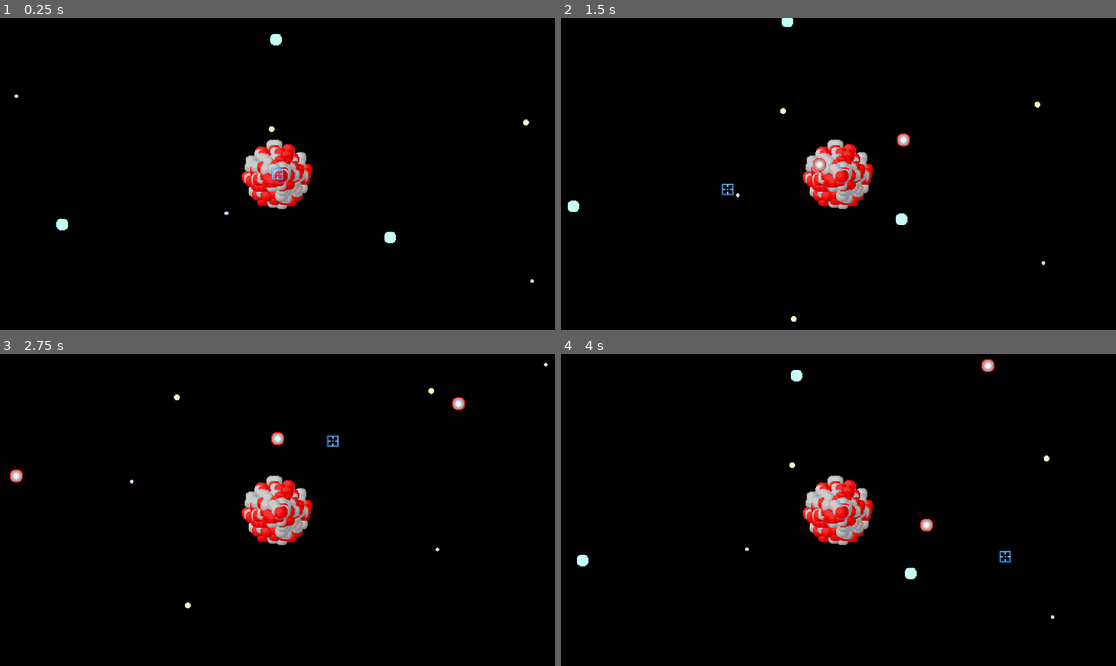
Above: before the commit, frames 1-4 (two rows, left to right).
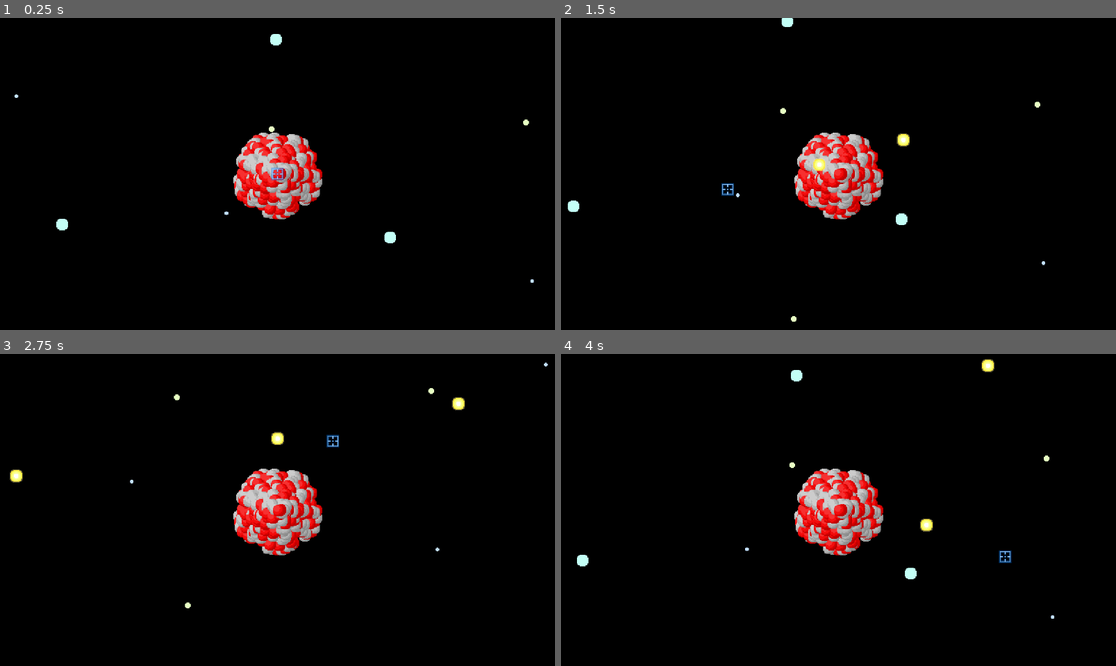
Above: after the commit, the same moments.

Repository: 0sir0rookie/ProyectoAtomo
Game: Godot game, scene res://EscenasImportantes/EscenaPrincipal.tscn
Same seed, same stepped clock (60 frames per second), same inputs: the game is played once before the commit and once after it.
Inputs (mouse positions are in pixels of both pictures, inside the frame that each line leads up to):
- Up to frame 1 (0.25 s): no input
- Up to frame 2 (1.5 s): move the mouse to (960, 158) at 0.52 s; hold D (Derecha) 0.53-1.28 s; click (960, 158) at 0.6 s; move the mouse to (727, 189) at 1.27 s; hold S (Abajo) from 1.28 s (still down); click (727, 189) at 1.35 s
- Up to frame 3 (2.75 s): move the mouse to (333, 441) at 2.02 s; release S (Abajo) at 2.03 s; hold D (Derecha) from 2.03 s (still down); click (333, 441) at 2.1 s
- Up to frame 4 (4 s): move the mouse to (810, 572) at 2.77 s; release D (Derecha) at 2.78 s; hold W (Arriba) 2.78-3.53 s; click (810, 572) at 2.85 s; move the mouse to (1005, 556) at 3.52 s; hold A (Izquierda) from 3.53 s (still down); click (1005, 556) at 3.6 s

The runs differ from the first frame. In frame 1, 2.4% of the frame differs, in the area x 41-59%, y 36-65%; in frame 2, 2.5%; in frame 3, 2.7%, in the area x 1-84%, y 13-65%; in frame 4, 2.6%.

Commit message:
Actualizacion 2
Desarrollo basico de ataque

Diff:
--- a/AtomosGeneral/AtomoBase/AtomoArea/AtomoArea.gd
+++ b/AtomosGeneral/AtomoBase/AtomoArea/AtomoArea.gd
@@ -1,2 +1,7 @@
 extends AtomoBase
 class_name AtomoArea
+
+func JugadorEnArea(body):
+
+	if body is Jugador:
+		body.HacerseDaño(Daño)
--- /dev/null
+++ b/AtomosGeneral/AtomoBase/AtomoArea/AtomoArea.tscn
@@ -0,0 +1,20 @@
+[gd_scene format=3 uid="uid://11oqi5ahdigp"]
+
+[ext_resource type="PackedScene" uid="uid://db03mq1umjp6k" path="res://AtomosGeneral/AtomoBase/AtomoBase.tscn" id="1_dda5i"]
+[ext_resource type="Script" uid="uid://csp8n05qo7b5f" path="res://AtomosGeneral/AtomoBase/AtomoArea/AtomoArea.gd" id="2_u1i0w"]
+
+[sub_resource type="CircleShape2D" id="CircleShape2D_1miy4"]
+radius = 42.0
+
+[node name="Atomo" unique_id=1648294666 instance=ExtResource("1_dda5i")]
+script = ExtResource("2_u1i0w")
+
+[node name="Ataque" type="Sprite2D" parent="." index="0" unique_id=1974486742]
+
+[node name="Daño" type="Area2D" parent="." index="4" unique_id=2065318615]
+collision_layer = 0
+
+[node name="CollisionShape2D" type="CollisionShape2D" parent="Daño" index="0" unique_id=1028344673]
+shape = SubResource("CircleShape2D_1miy4")
+
+[connection signal="body_entered" from="Daño" to="." method="JugadorEnArea"]
--- a/AtomosGeneral/AtomoBase/AtomoBase.gd
+++ b/AtomosGeneral/AtomoBase/AtomoBase.gd
@@ -9,15 +9,28 @@
 @export var Neutrones = 0
 @export var Electrones = Protones
 
+@export var Estabilidad = 100
+@export var Daño = 0
+
 var JugadorInArea : bool = false
 
 func _process(_delta):
+
+	if Estabilidad <= 0:
+		queue_free()
 
 	if JugadorInArea:
 		AnimacionAtaque.play("Atacar")
 
 	velocity = global_position.direction_to(Objetivo.position) * Velocidad
 	move_and_slide()
+
+func HacerseDaño(cantidad : float):
+	Estabilidad -= cantidad
+
+func ActualizarColision(colision : CollisionShape2D):
+	colision.set_deferred("disabled", true)
+	colision.set_deferred("disabled", false)
 
 
 func DetectaJugador(body):
@@ -28,3 +41,10 @@
 func SalioJugador(body):
 	if body is Jugador:
 		JugadorInArea = false
+
+
+func DañoDetectado(body):
+	if "Daño" in body:
+		HacerseDaño(body.Daño)
+		body.queue_free()
+	ActualizarColision($"DetectarDaño/CollisionShape2D")
--- a/AtomosGeneral/AtomoBase/AtomoBase.tscn
+++ b/AtomosGeneral/AtomoBase/AtomoBase.tscn
@@ -8,20 +8,20 @@
 region = Rect2(0, 0, 130, 130)
 
 [sub_resource type="CircleShape2D" id="CircleShape2D_5rxcu"]
-radius = 23.0
+radius = 17.029387
 
 [sub_resource type="CircleShape2D" id="CircleShape2D_myxwa"]
-radius = 48.09366
+radius = 35.510563
+
+[sub_resource type="CircleShape2D" id="CircleShape2D_kujhh"]
+radius = 19.0
 
 [node name="Atomo" type="CharacterBody2D" unique_id=1648294666]
 collision_layer = 2
-script = ExtResource("1_kujhh")
-Velocidad = 100
+script = ExtResource("1_myxwa")
 
 [node name="Nucleo" type="Sprite2D" parent="." unique_id=182323164]
 texture = SubResource("AtlasTexture_5dnt7")
-
-[node name="Sprite2D" type="Sprite2D" parent="." unique_id=575875093]
 
 [node name="CollisionShape2D" type="CollisionShape2D" parent="." unique_id=907759418]
 shape = SubResource("CircleShape2D_5rxcu")
@@ -32,5 +32,13 @@
 [node name="CollisionShape2D" type="CollisionShape2D" parent="AreaAtaque" unique_id=2005815804]
 shape = SubResource("CircleShape2D_myxwa")
 
+[node name="DetectarDaño" type="Area2D" parent="." unique_id=260736459]
+collision_layer = 0
+collision_mask = 4
+
+[node name="CollisionShape2D" type="CollisionShape2D" parent="DetectarDaño" unique_id=1355792729]
+shape = SubResource("CircleShape2D_kujhh")
+
 [connection signal="body_entered" from="AreaAtaque" to="." method="DetectaJugador"]
 [connection signal="body_exited" from="AreaAtaque" to="." method="SalioJugador"]
+[connection signal="body_entered" from="DetectarDaño" to="." method="DañoDetectado"]
--- /dev/null
+++ b/AtomosGeneral/Atomos/Area/Hidrogeno.tscn
@@ -0,0 +1,132 @@
+[gd_scene format=3 uid="uid://4k1rdmwnq4vq"]
+
+[ext_resource type="PackedScene" uid="uid://11oqi5ahdigp" path="res://AtomosGeneral/AtomoBase/AtomoArea/AtomoArea.tscn" id="1_qkrtl"]
+[ext_resource type="Texture2D" uid="uid://eq5nbovcvqpe" path="res://Recursos/Ataques/Enemigos/Area/Fhuummm_r1_c1.png" id="2_14fg6"]
+[ext_resource type="Texture2D" uid="uid://dbn1u0jx3hdld" path="res://Recursos/Atomos/Atomos.png" id="2_bcq86"]
+[ext_resource type="Texture2D" uid="uid://c5lo6ww5fnlor" path="res://Recursos/Ataques/Enemigos/Area/Fhuummm_r1_c2.png" id="3_bcq86"]
+[ext_resource type="Texture2D" uid="uid://cq8nw50j8yirp" path="res://Recursos/Ataques/Enemigos/Area/Fhuummm_r1_c3.png" id="4_rrj4e"]
+[ext_resource type="Texture2D" uid="uid://cl66rpw4w6wjn" path="res://Recursos/Ataques/Enemigos/Area/Fhuummm_r1_c4.png" id="5_gucpk"]
+[ext_resource type="Texture2D" uid="uid://btas0jblusje2" path="res://Recursos/Ataques/Enemigos/Area/Fhuummm_r1_c5.png" id="6_26chm"]
+[ext_resource type="Texture2D" uid="uid://cmc0wbedmj0m0" path="res://Recursos/Ataques/Enemigos/Area/Fhuummm_r1_c6.png" id="7_iiqs2"]
+
+[sub_resource type="AtlasTexture" id="AtlasTexture_rrj4e"]
+atlas = ExtResource("2_bcq86")
+region = Rect2(0, 0, 130, 130)
+
+[sub_resource type="CircleShape2D" id="CircleShape2D_b8oao"]
+radius = 16.492422
+
+[sub_resource type="CircleShape2D" id="CircleShape2D_8413m"]
+radius = 27.0
+
+[sub_resource type="Animation" id="Animation_qkrtl"]
+resource_name = "Atacar"
+length = 0.9
+tracks/0/type = "value"
+tracks/0/imported = false
+tracks/0/enabled = true
+tracks/0/path = NodePath("Ataque:texture")
+tracks/0/interp = 1
+tracks/0/loop_wrap = true
+tracks/0/keys = {
+"times": PackedFloat32Array(0, 0.15, 0.3, 0.45, 0.6, 0.75),
+"transitions": PackedFloat32Array(1, 1, 1, 1, 1, 1),
+"update": 1,
+"values": [ExtResource("2_14fg6"), ExtResource("3_bcq86"), ExtResource("4_rrj4e"), ExtResource("5_gucpk"), ExtResource("6_26chm"), ExtResource("7_iiqs2")]
+}
+tracks/1/type = "value"
+tracks/1/imported = false
+tracks/1/enabled = true
+tracks/1/path = NodePath("Ataque:scale")
+tracks/1/interp = 1
+tracks/1/loop_wrap = true
+tracks/1/keys = {
+"times": PackedFloat32Array(0),
+"transitions": PackedFloat32Array(1),
+"update": 0,
+"values": [Vector2(3, 3)]
+}
+tracks/2/type = "value"
+tracks/2/imported = false
+tracks/2/enabled = true
+tracks/2/path = NodePath("Daño/CollisionShape2D:disabled")
+tracks/2/interp = 1
+tracks/2/loop_wrap = true
+tracks/2/keys = {
+"times": PackedFloat32Array(0.06666666, 0.56666666, 0.8333333),
+"transitions": PackedFloat32Array(1, 1, 1),
+"update": 1,
+"values": [true, false, true]
+}
+
+[sub_resource type="Animation" id="Animation_b8oao"]
+length = 0.001
+tracks/0/type = "value"
+tracks/0/imported = false
+tracks/0/enabled = true
+tracks/0/path = NodePath("Ataque:texture")
+tracks/0/interp = 1
+tracks/0/loop_wrap = true
+tracks/0/keys = {
+"times": PackedFloat32Array(0),
+"transitions": PackedFloat32Array(1),
+"update": 1,
+"values": [null]
+}
+tracks/1/type = "value"
+tracks/1/imported = false
+tracks/1/enabled = true
+tracks/1/path = NodePath("Ataque:scale")
+tracks/1/interp = 1
+tracks/1/loop_wrap = true
+tracks/1/keys = {
+"times": PackedFloat32Array(0),
+"transitions": PackedFloat32Array(1),
+"update": 0,
+"values": [Vector2(1, 1)]
+}
+tracks/2/type = "value"
+tracks/2/imported = false
+tracks/2/enabled = true
+tracks/2/path = NodePath("Daño/CollisionShape2D:disabled")
+tracks/2/interp = 1
+tracks/2/loop_wrap = true
+tracks/2/keys = {
+"times": PackedFloat32Array(0),
+"transitions": PackedFloat32Array(1),
+"update": 1,
+"values": [false]
+}
+
+[sub_resource type="AnimationLibrary" id="AnimationLibrary_b8oao"]
+_data = {
+&"Atacar": SubResource("Animation_qkrtl"),
+&"RESET": SubResource("Animation_b8oao")
+}
+
+[sub_resource type="CircleShape2D" id="CircleShape2D_qkrtl"]
+radius = 30.0
+
+[node name="Atomo" unique_id=1648294666 node_paths=PackedStringArray("AnimacionAtaque") instance=ExtResource("1_qkrtl")]
+Velocidad = 75
+AnimacionAtaque = NodePath("AnimationPlayer")
+Protones = 1
+Neutrones = 3
+Electrones = 3
+Estabilidad = 25
+"Daño" = 5
+
+[node name="Nucleo" parent="." index="1" unique_id=182323164]
+texture = SubResource("AtlasTexture_rrj4e")
+
+[node name="CollisionShape2D" parent="." index="2" unique_id=907759418]
+shape = SubResource("CircleShape2D_b8oao")
+
+[node name="CollisionShape2D" parent="AreaAtaque" parent_id_path=PackedInt32Array(392876188) index="0" unique_id=2005815804]
+shape = SubResource("CircleShape2D_8413m")
+
+[node name="AnimationPlayer" type="AnimationPlayer" parent="." index="4" unique_id=107971889]
+libraries/ = SubResource("AnimationLibrary_b8oao")
+
+[node name="CollisionShape2D" parent="Daño" parent_id_path=PackedInt32Array(2065318615) index="0" unique_id=1028344673]
+shape = SubResource("CircleShape2D_qkrtl")
--- /dev/null
+++ b/AtomosGeneral/Atomos/Area/Litio.tscn
@@ -0,0 +1,13 @@
+[gd_scene format=3 uid="uid://clukp4tx4034g"]
+
+[ext_resource type="PackedScene" uid="uid://11oqi5ahdigp" path="res://AtomosGeneral/AtomoBase/AtomoArea/AtomoArea.tscn" id="1_ebija"]
+[ext_resource type="Texture2D" uid="uid://dbn1u0jx3hdld" path="res://Recursos/Atomos/Atomos.png" id="2_pxj6t"]
+
+[sub_resource type="AtlasTexture" id="AtlasTexture_76n3m"]
+atlas = ExtResource("2_pxj6t")
+region = Rect2(260, 0, 130, 130)
+
+[node name="Atomo" unique_id=1648294666 instance=ExtResource("1_ebija")]
+
+[node name="Nucleo" parent="." index="1" unique_id=182323164]
+texture = SubResource("AtlasTexture_76n3m")
--- a/AtomosGeneral/Atomos/Hidorgeno.tscn
+++ /dev/null
@@ -1,21 +0,0 @@
-[gd_scene format=3 uid="uid://bmsx21bj2bys2"]
-
-[ext_resource type="PackedScene" uid="uid://db03mq1umjp6k" path="res://AtomosGeneral/AtomoBase/AtomoBase.tscn" id="1_8tiab"]
-
-[sub_resource type="CircleShape2D" id="CircleShape2D_8tiab"]
-radius = 8.5440035
-
-[sub_resource type="CircleShape2D" id="CircleShape2D_rs58b"]
-radius = 57.428215
-
-[node name="Atomo" unique_id=1648294666 node_paths=PackedStringArray("AnimacionAtaque") instance=ExtResource("1_8tiab")]
-AnimacionAtaque = NodePath("")
-Protones = 1
-Neutrones = 3
-Electrones = 1
-
-[node name="CollisionShape2D" parent="." index="2" unique_id=907759418]
-shape = SubResource("CircleShape2D_8tiab")
-
-[node name="CollisionShape2D" parent="AreaAtaque" parent_id_path=PackedInt32Array(392876188) index="0" unique_id=2005815804]
-shape = SubResource("CircleShape2D_rs58b")
--- a/EscenasImportantes/EscenaPrincipal.tscn
+++ b/EscenasImportantes/EscenaPrincipal.tscn
@@ -4,6 +4,7 @@
 [ext_resource type="PackedScene" uid="uid://qh7kco6y161o" path="res://Jugador/JugadorAtomo.tscn" id="2_tadl6"]
 [ext_resource type="PackedScene" uid="uid://0p8oeahlmj2q" path="res://ObjetosEscena/Juego/Mira.tscn" id="3_sv10f"]
 [ext_resource type="PackedScene" uid="uid://dekb73j4llu7f" path="res://EscenasImportantes/Generador.tscn" id="4_l7kt7"]
+[ext_resource type="PackedScene" uid="uid://4k1rdmwnq4vq" path="res://AtomosGeneral/Atomos/Area/Hidrogeno.tscn" id="5_5hom7"]
 
 [node name="EscenaPrincipal" type="Node2D" unique_id=680738650]
 
@@ -11,9 +12,11 @@
 
 [node name="Jugador" parent="." unique_id=1632430310 instance=ExtResource("2_tadl6")]
 slide_on_ceiling = false
+"Daño" = 5.0
 
 [node name="Mira" parent="." unique_id=1517961166 instance=ExtResource("3_sv10f")]
 
 [node name="Generador" parent="." unique_id=1209616864 node_paths=PackedStringArray("jugador") instance=ExtResource("4_l7kt7")]
+Atomos = ExtResource("5_5hom7")
 jugador = NodePath("../Jugador")
-Cooldown = 5
+Cooldown = 1
--- a/Generador.gd
+++ b/EscenasImportantes/Generador.gd
@@ -1,6 +1,6 @@
 extends Node2D
 
-@export var AtomoBase : PackedScene
+@export var Atomos : PackedScene
 @export var jugador : CharacterBody2D
 
 @export var Cooldown = 0
@@ -15,7 +15,7 @@
 
 		Tiempo = 0
 
-		var AtomoIns = AtomoBase.instantiate()
+		var AtomoIns = Atomos.instantiate()
 
 		AtomoIns.Protones = randi_range(1,118)
 		AtomoIns.Objetivo = jugador
--- a/EscenasImportantes/Generador.tscn
+++ b/EscenasImportantes/Generador.tscn
@@ -1,6 +1,6 @@
 [gd_scene format=3 uid="uid://dekb73j4llu7f"]
 
-[ext_resource type="Script" uid="uid://c4sxk6y3casev" path="res://Generador.gd" id="1_n1fin"]
+[ext_resource type="Script" uid="uid://c4sxk6y3casev" path="res://EscenasImportantes/Generador.gd" id="1_n1fin"]
 [ext_resource type="PackedScene" uid="uid://db03mq1umjp6k" path="res://AtomosGeneral/AtomoBase/AtomoBase.tscn" id="2_18vpl"]
 
 [node name="Generador" type="Node2D" unique_id=1209616864]
--- a/Jugador/JugadorAtomo.tscn
+++ b/Jugador/JugadorAtomo.tscn
@@ -5,9 +5,6 @@
 [ext_resource type="PackedScene" uid="uid://iqr162bpjtx8" path="res://Jugador/ObjetosJugador/Balas/DisparoNormalNeutron.tscn" id="2_kfgfp"]
 [ext_resource type="Script" uid="uid://0pjjw0varvi8" path="res://Jugador/Scripts/Nucleo.gd" id="2_ttnvm"]
 [ext_resource type="Script" uid="uid://src2e16555lc" path="res://Jugador/TamañoColision.gd" id="5_qfabw"]
-[ext_resource type="Texture2D" uid="uid://cxbigedjo7fg3" path="res://Recursos/Particulas sub-atomicas basicas/Electronciito.png" id="6_m2cqy"]
-[ext_resource type="Material" uid="uid://d0l4y672siyee" path="res://AtomosGeneral/MovimientoElectrones.tres" id="7_dxfc2"]
-[ext_resource type="Script" uid="uid://o4q6xoo3qje7" path="res://Jugador/Scripts/Electrones.gd" id="8_dxfc2"]
 [ext_resource type="Script" uid="uid://bm8tt6mpe1tmk" path="res://Jugador/Scripts/CameraJugador.gd" id="123_v71bs"]
 
 [sub_resource type="AtlasTexture" id="AtlasTexture_kfgfp"]
@@ -22,7 +19,9 @@
 script = ExtResource("1_emxpu")
 Armas = Array[PackedScene]([ExtResource("2_kfgfp")])
 Velocidad = 125
-Protones = 60
+Neutrones = 20
+Protones = 118
+Electrones = 11
 
 [node name="Nucleo" type="Sprite2D" parent="." unique_id=222811027]
 texture = SubResource("AtlasTexture_kfgfp")
@@ -35,12 +34,3 @@
 [node name="Camera2D" type="Camera2D" parent="." unique_id=930014955]
 zoom = Vector2(1.5, 1.5)
 script = ExtResource("123_v71bs")
-
-[node name="GPUParticles2D" type="GPUParticles2D" parent="." unique_id=1045102382]
-emitting = false
-amount = 11
-texture = ExtResource("6_m2cqy")
-lifetime = 1.4
-speed_scale = 4.0
-process_material = ExtResource("7_dxfc2")
-script = ExtResource("8_dxfc2")
--- a/Jugador/ObjetosJugador/Balas/Bala.gd
+++ b/Jugador/ObjetosJugador/Balas/Bala.gd
@@ -1,4 +1,6 @@
 extends CharacterBody2D
+
+@export var Daño : float = 0
 
 func _process(_delta):
 	move_and_slide()
--- a/Jugador/ObjetosJugador/Balas/Bala.tscn
+++ b/Jugador/ObjetosJugador/Balas/Bala.tscn
@@ -1,18 +1,18 @@
 [gd_scene format=3 uid="uid://dol6nqe58oqeb"]
 
 [ext_resource type="Script" uid="uid://cm6u4opqux4j" path="res://Jugador/ObjetosJugador/Balas/Bala.gd" id="1_qfgyd"]
-[ext_resource type="Texture2D" uid="uid://c8vw7c6lhj6jm" path="res://Recursos/Particulas sub-atomicas basicas/NeutronPiuPiu.png" id="2_s10ix"]
+[ext_resource type="Texture2D" uid="uid://kfl56cx2udb0" path="res://Recursos/Ataques/Jugador/Fotón.png" id="2_qfgyd"]
 
 [sub_resource type="CircleShape2D" id="CircleShape2D_x6yev"]
 radius = 8.0
 
 [node name="Bala" type="CharacterBody2D" unique_id=1032636622]
-collision_layer = 0
+collision_layer = 4
 collision_mask = 0
 script = ExtResource("1_qfgyd")
 
 [node name="Sprite2D" type="Sprite2D" parent="." unique_id=1773576856]
-texture = ExtResource("2_s10ix")
+texture = ExtResource("2_qfgyd")
 
 [node name="CollisionShape2D" type="CollisionShape2D" parent="." unique_id=863797417]
 shape = SubResource("CircleShape2D_x6yev")
--- a/Jugador/ObjetosJugador/Balas/DisparoNormalNeutron.tscn
+++ b/Jugador/ObjetosJugador/Balas/DisparoNormalNeutron.tscn
@@ -1,6 +1,6 @@
 [gd_scene format=3 uid="uid://iqr162bpjtx8"]
 
-[ext_resource type="Script" uid="uid://bmu787q44y7no" path="res://DisparoNormalElectron.gd" id="1_80fq6"]
+[ext_resource type="Script" uid="uid://bmu787q44y7no" path="res://Jugador/Scripts/DisparoNormalElectron.gd" id="1_80fq6"]
 [ext_resource type="PackedScene" uid="uid://dol6nqe58oqeb" path="res://Jugador/ObjetosJugador/Balas/Bala.tscn" id="2_h8j2v"]
 
 [node name="DisparoNormalNeutron" type="Node2D" unique_id=1739070031]
--- a/DisparoNormalElectron.gd
+++ b/Jugador/Scripts/DisparoNormalElectron.gd
@@ -2,6 +2,7 @@
 
 @export var VelocidadBala = 50
 @export var TiempoVida = 20
+@export var Daño : float = 0
 
 @export var Bala : PackedScene
 
@@ -15,6 +16,7 @@
 	var BalaIns = Bala.instantiate()
 
 	BalaIns.velocity = global_position.direction_to(PosicionMouse) * VelocidadBala
+	BalaIns.Daño = Daño
 
 	add_child(BalaIns)
 
--- a/Jugador/Scripts/FuncionesJugador.gd
+++ b/Jugador/Scripts/FuncionesJugador.gd
@@ -11,9 +11,12 @@
 @export var Protones = 2
 @export var Electrones = 2
 
+@export var Estabilidad = 100
+@export var Daño : float = 0
+
 func _physics_process(_delta):
 
-	if Protones <= 0:
+	if Estabilidad <= 0:
 		queue_free()
 
 	Moverse()
@@ -27,6 +30,7 @@
 
 	var ArmaIns = Armas[ArmaEscojida].instantiate()
 	ArmaIns.position = position
+	ArmaIns.Daño = Daño
 	get_parent().add_child(ArmaIns)
 
 func Moverse():
@@ -43,3 +47,6 @@
 		velocity.y = Velocidad
 	else:
 		velocity.y = 0
+
+func HacerseDaño(cantidad : float):
+	Estabilidad -= cantidad
--- a/Jugador/TamañoColision.gd
+++ b/Jugador/TamañoColision.gd
@@ -2,16 +2,9 @@
 
 var UltimoProton
 
-func _ready():
-
-	if get_parent().Protones > 50:
-		CambiarRadio()
-
-	UltimoProton = get_parent().Protones
-
 func _process(_delta):
 
-	if UltimoProton == get_parent().Protones or get_parent().Protones < 50:
+	if UltimoProton == get_parent().Protones:
 		return
 
 	UltimoProton = get_parent().Protones
@@ -19,4 +12,4 @@
 	CambiarRadio()
 
 func CambiarRadio():
-	shape.radius = get_parent().Protones/2
+	shape.radius = get_parent().Protones*0.75
--- a/project.godot
+++ b/project.godot
@@ -59,7 +59,8 @@
 
 2d_physics/layer_1="Jugador"
 2d_physics/layer_2="Enemigos"
-2d_physics/layer_3="Balas"
+2d_physics/layer_3="DañoAliado"
+2d_physics/layer_4="DañoEnemigo"
 
 [rendering]
 
Not shown: 1 places in AtomosGeneral/AtomoBase/AtomoBase.tscn that only renumber resources
Renamed: Generador.gd.uid -> EscenasImportantes/Generador.gd.uid
Renamed: DisparoNormalElectron.gd.uid -> Jugador/Scripts/DisparoNormalElectron.gd.uid
Binary file added: Recursos/Ataques/Enemigos/Area/Fhuummm.png
Not shown, added: Recursos/Ataques/Enemigos/Area/Fhuummm.png.import
Binary file added: Recursos/Ataques/Enemigos/Area/Fhuummm_r1_c1.png
Not shown, added: Recursos/Ataques/Enemigos/Area/Fhuummm_r1_c1.png.import
Binary file added: Recursos/Ataques/Enemigos/Area/Fhuummm_r1_c2.png
Not shown, added: Recursos/Ataques/Enemigos/Area/Fhuummm_r1_c2.png.import
Binary file added: Recursos/Ataques/Enemigos/Area/Fhuummm_r1_c3.png
Not shown, added: Recursos/Ataques/Enemigos/Area/Fhuummm_r1_c3.png.import
Binary file added: Recursos/Ataques/Enemigos/Area/Fhuummm_r1_c4.png
(and 8 more such lines)
